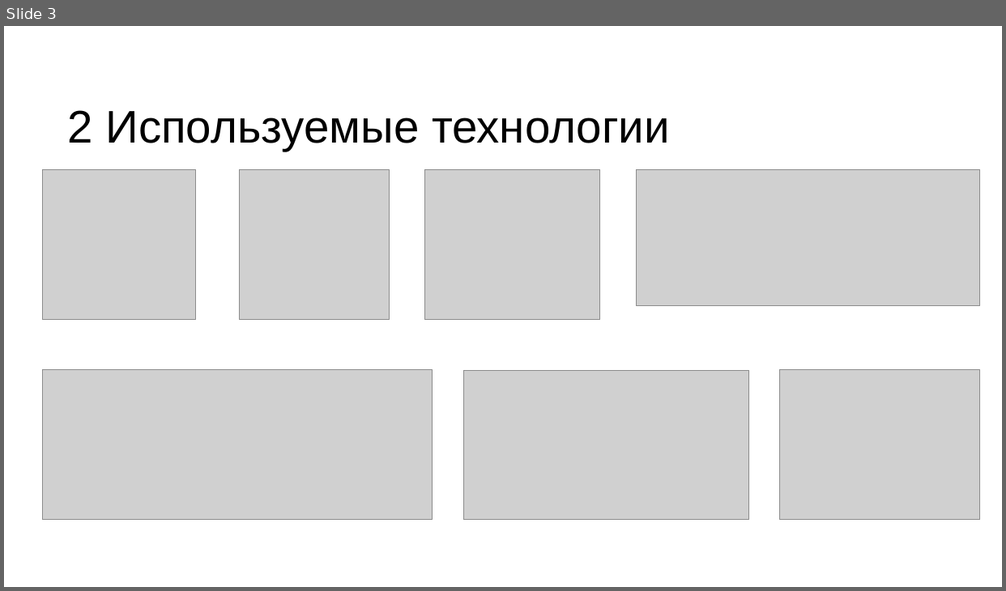
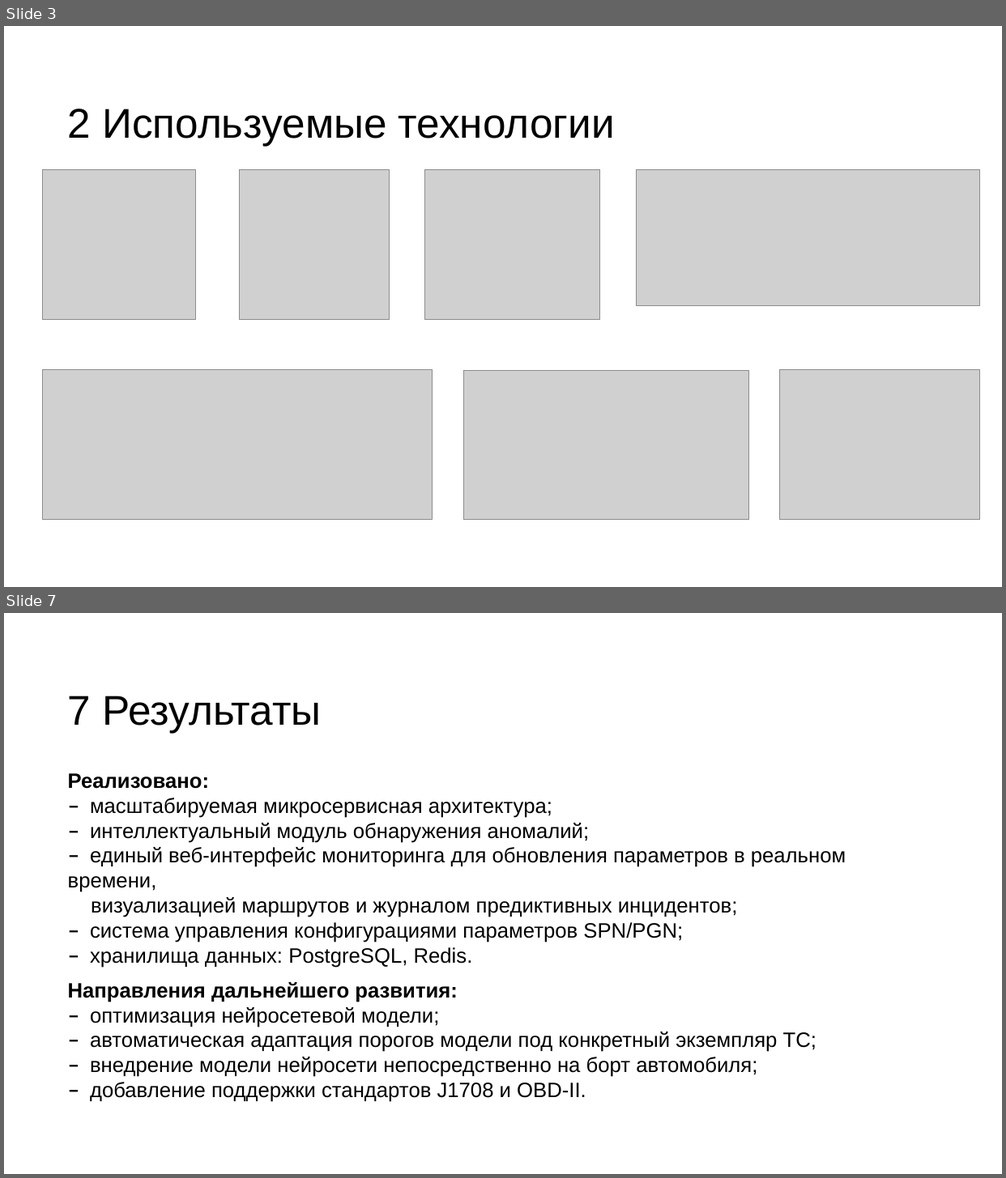
Before and after one commit to AlnaSher/-, a slide deck: Презентация.pptx. Shown one above the other, each under a label of ours: slide 3 before the commit, slides 3 and 7 after it; the slides between them are not shown. The pictures are 1006x591 and 1006x1178 pixels, drawn with LibreOffice and Linux fonts; fonts in the diff are those of the drawing; grey boxes stand for pictures. Boxes give left, top, right and bottom in pixels: in the first picture for what was removed or moved away, otherwise in the second. Text is boxed around its words. In the diff, an @@ line names an element or a change of style, - is before the commit and + after.

```diff
--- a/Презентация.pptx
+++ b/Презентация.pptx
@@ slide 7 added at (4,613,1002,1174), background #FFFFFF @@
@@ text added at (68,696,321,733), 40 pt, text #000000 @@
+7 Результаты
@@ text added at (68,773,846,968), 20 pt, text #000000 @@
+Реализовано:
+– масштабируемая микросервисная архитектура;
+– интеллектуальный модуль обнаружения аномалий;
+– единый веб-интерфейс мониторинга для обновления параметров в реальном времени,
+визуализацией маршрутов и журналом предиктивных инцидентов;
+– система управления конфигурациями параметров SPN/PGN;
+– хранилища данных: PostgreSQL, Redis.
@@ text added at (68,982,816,1102), 20 pt, text #000000 @@
+Направления дальнейшего развития:
+– оптимизация нейросетевой модели;
+– автоматическая адаптация порогов модели под конкретный экземпляр ТС;
+– внедрение модели нейросети непосредственно на борт автомобиля;
+– добавление поддержки стандартов J1708 и OBD-II.
@@ slide 3 changed as well @@
@@ text "2 Используемые технологии" at (68,109,615,146): size 44 to 40 pt @@
```
Also in this commit, not shown: 2 other slides changed, 3 other slides added.
